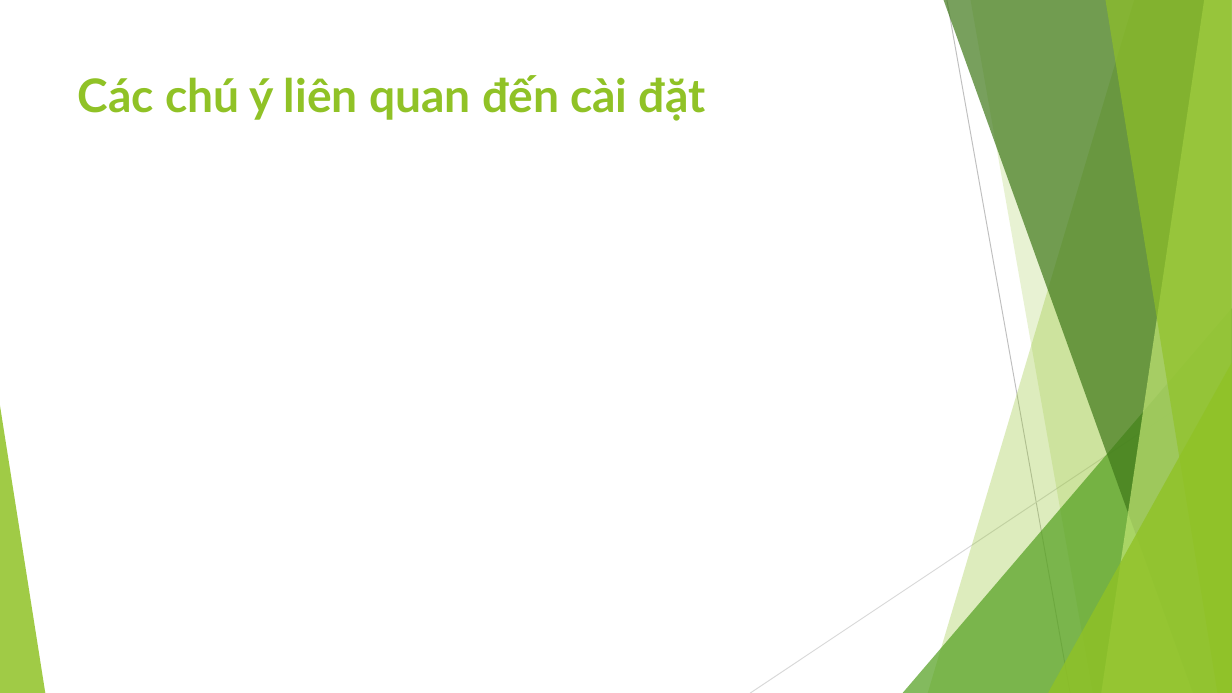
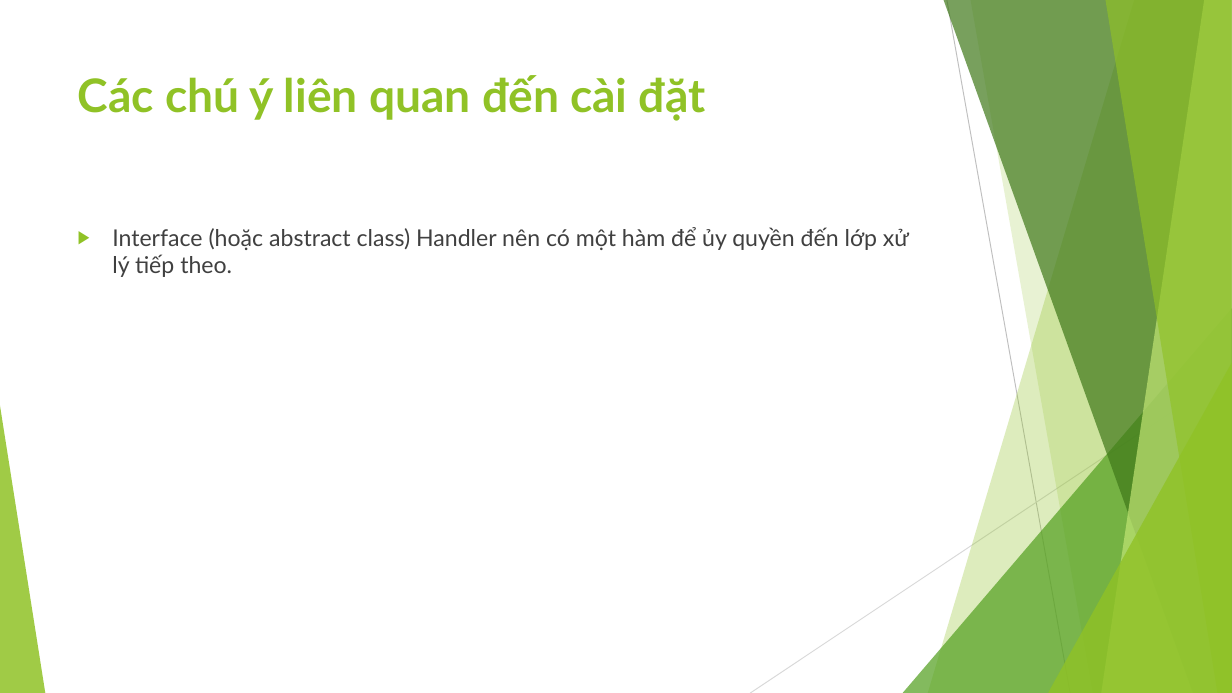
Before and after one commit to ChrisJamison/design_pattern, a slide deck: slide 9 of Báo cáo cuối kỳ/13. Chain of Responsibility/Slide.pptx (slide 10 before the commit). Drawn at 1232x693 pixels with LibreOffice and Linux fonts; fonts in the diff are those of the drawing. Boxes give left, top, right and bottom in pixels: in the first picture for what was removed or moved away, otherwise in the second. Text is boxed around its words. In the diff, an @@ line names an element or a change of style, - is before the commit and + after.

```diff
--- a/Báo cáo cuối kỳ/13. Chain of Responsibility/Slide.pptx
+++ b/Báo cáo cuối kỳ/13. Chain of Responsibility/Slide.pptx
@@ text added at (x1=112, y1=227, x2=909, y2=277), 18 pt, text #404040 @@
+▶ Interface (hoặc abstract class) Handler nên có một hàm để ủy quyền đến lớp xử lý tiếp theo.
```
Also in this commit, not shown: 9 other slides changed, 1 slide added, 2 slides removed, 13 other files.
